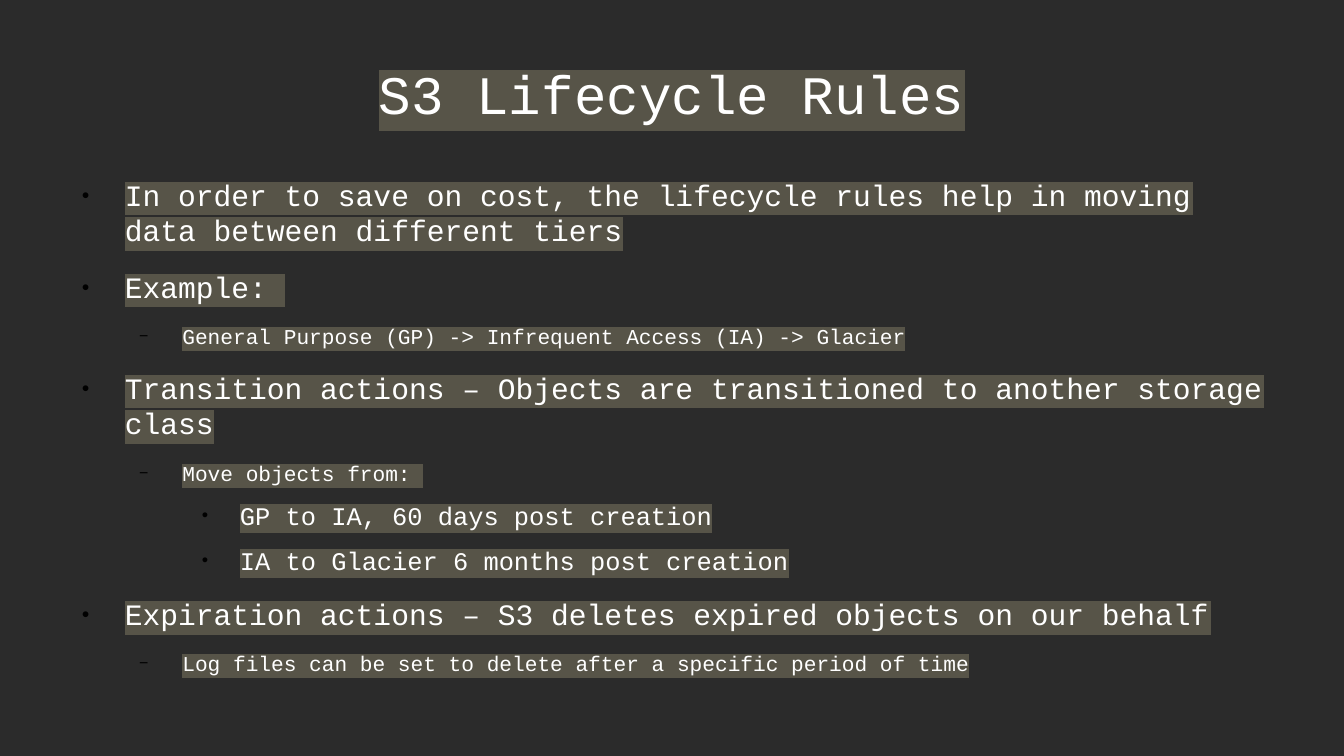
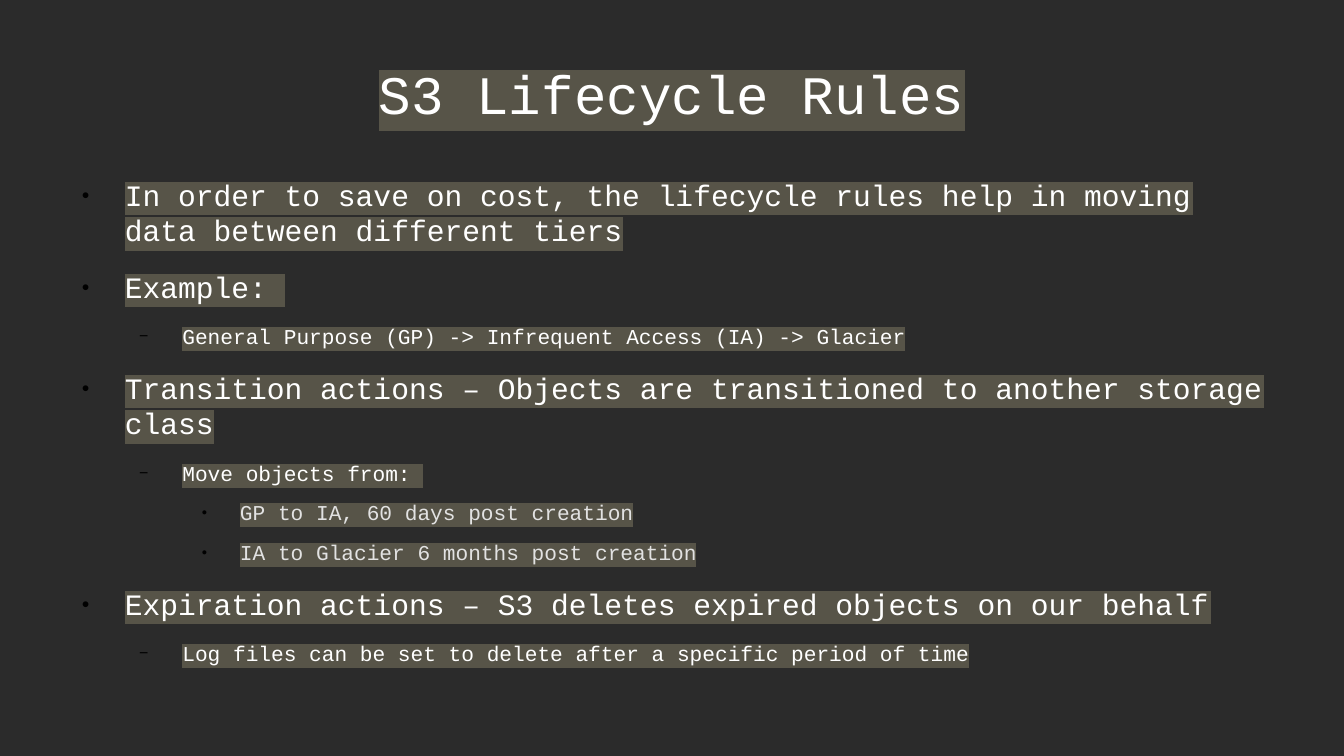
Before and after one commit to Anshul-GH/AWS_ML_Certification, a slide deck: slide 16 of AWS_Certified_ML_Certification_Deck.odp. Drawn at 1344x756 pixels with LibreOffice and Linux fonts; fonts in the diff are those of the drawing; background and template pictures are left out; a plain dark background stands for a picture behind light text. Boxes give left, top, right and bottom in pixels: in the first picture for what was removed or moved away, otherwise in the second. Text is boxed around its words. In the diff, an @@ line names an element or a change of style, - is before the commit and + after.

```diff
--- a/AWS_Certified_ML_Certification_Deck.odp
+++ b/AWS_Certified_ML_Certification_Deck.odp
@@ text at (240,505,696,565): size 15 to 12.5 pt, text colour #FFFFFF to #E2E2E2 in "GP to IA, 60 days post creation", "IA to Glacier 6 months post creation" @@
```
Also in this commit, not shown: 1 other slide changed, 3 slides added, 1 other file.
